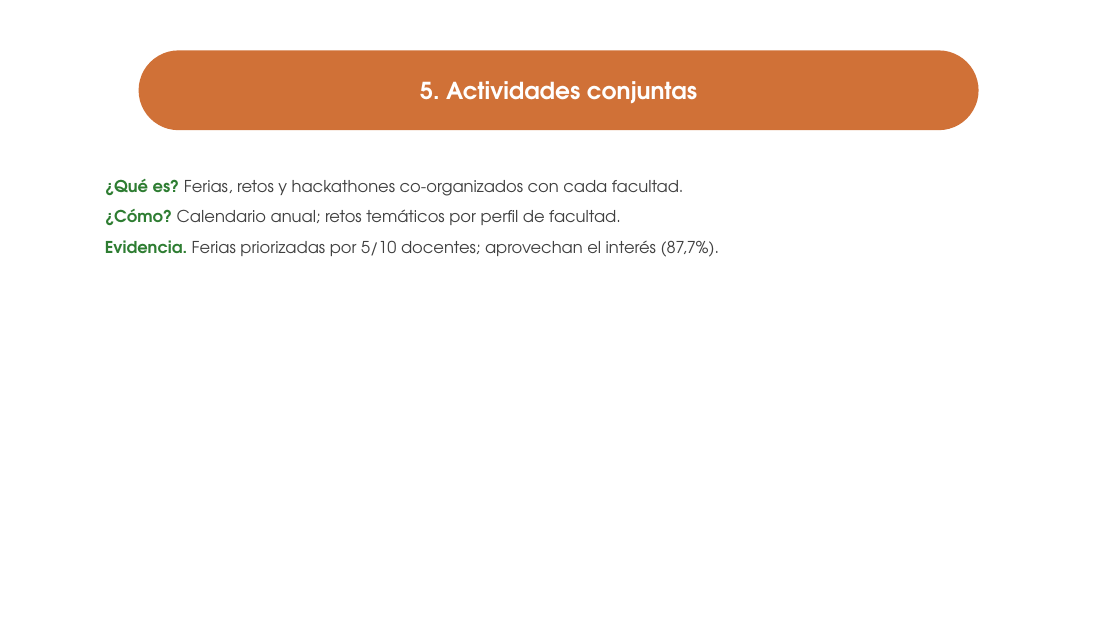
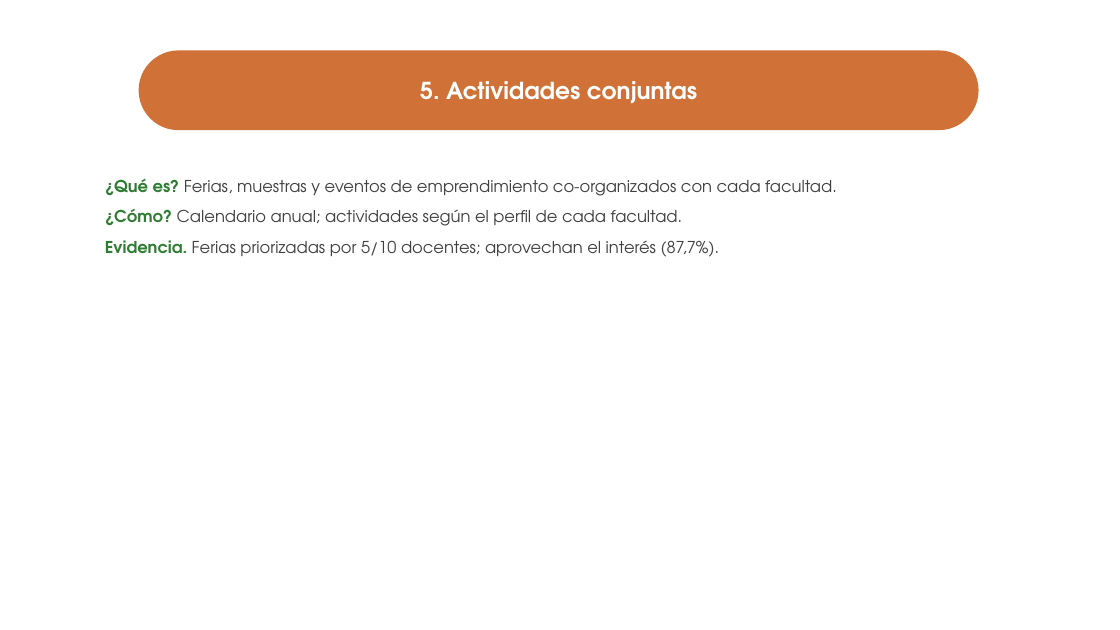
Before and after one commit to ronaldojavier100-oss/case, a slide deck: slide 11 of Estrategias-Articulacion-CIE.pptx. Drawn at 1120x630 pixels with LibreOffice and Linux fonts; fonts in the diff are those of the drawing; background and template pictures are left out. Boxes give left, top, right and bottom in pixels: in the first picture for what was removed or moved away, otherwise in the second. Text is boxed around its words. In the diff, an @@ line names an element or a change of style, - is before the commit and + after.

Commit message:
Estrategia 5 de articulacion: elimina hackathones y retos en documento, figura 2 y PPT

```diff
--- a/Estrategias-Articulacion-CIE.pptx
+++ b/Estrategias-Articulacion-CIE.pptx
@@ text at [105,179,837,226]: text changed @@
-¿Qué es? Ferias, retos y hackathones co-organizados con cada facultad.
-¿Cómo? Calendario anual; retos temáticos por perfil de facultad.
+¿Qué es? Ferias, muestras y eventos de emprendimiento co-organizados con cada facultad.
+¿Cómo? Calendario anual; actividades según el perfil de cada facultad.
```
Also in this commit, not shown: 2 other files.
